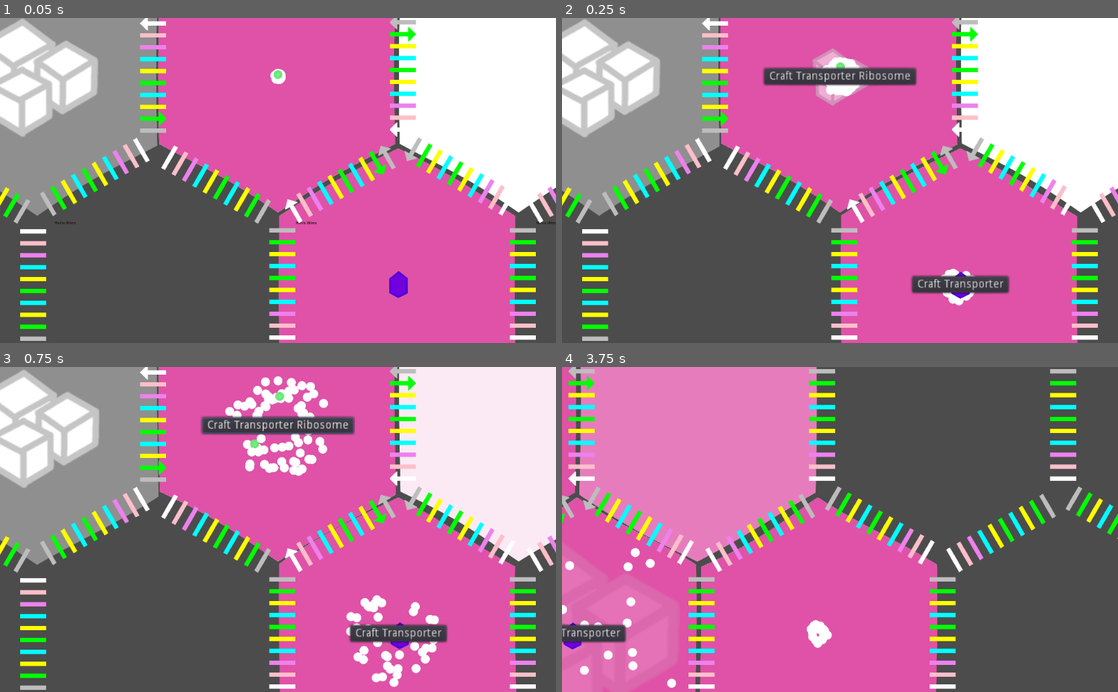
Above: before the commit, frames 1-4 (two rows, left to right).
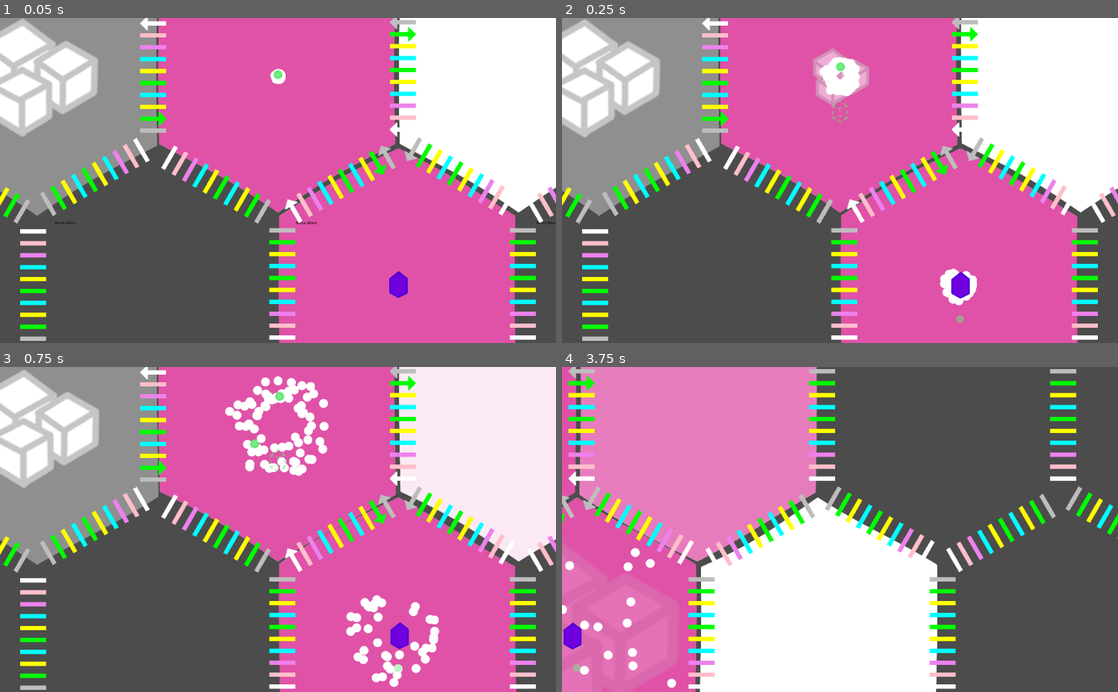
Above: after the commit, the same moments.

Repository: tobyp/hackathon2020
Game: Godot game, scene res://main.tscn
Same seed, same stepped clock (60 frames per second), same inputs: the game is played once before the commit and once after it.
Inputs (mouse positions are in pixels of both pictures, inside the frame that each line leads up to):
- Up to frame 1 (0.05 s): no input
- Up to frame 2 (0.25 s): no input
- Up to frame 3 (0.75 s): tap Enter at 0.5 s; drag from (278, 425) to (333, 458) at 0.52 s
- Up to frame 4 (3.75 s): drag from (717, 633) to (812, 594) at 1.27 s; move the mouse to (962, 633) at 2.02 s; hold D 2.03-2.75 s; click (962, 633) at 2.17 s; drag from (706, 425) to (673, 480) at 2.77 s; drag from (817, 633) to (867, 529) at 3.52 s

Frame 1 is identical in both runs. In frame 2, 2.8% of the frame differs, in the area x 36-81%, y 14-94%; in frame 3, 2.8%; in frame 4, 20%, in the area x 0-68%, y 40-100%.

Commit message:
Use texture buttons for crafting

Diff:
--- a/cells/cell.gd
+++ b/cells/cell.gd
@@ -367,7 +367,7 @@
 
 func _process_recipes(delta):
 	auto_recipe_cooldown = max(0, auto_recipe_cooldown - delta)
-	var buttonContainer = $RecipeButtons.get_child(0)
+	var buttonContainer = $RecipeButtons/Container
 	var recipes = Recipe.matches(particle_counts)
 	for c in buttonContainer.get_children():
 		var found = false
@@ -391,12 +391,24 @@
 				_craft(r)
 		else:
 			# Add button
-			var button = Button.new()
-			button.text = "Craft " + r.get_name()
+			var button = TextureButton.new()
+			var texture = load(Globals.particle_type_get_res(r.outputs.keys()[0], true))
+			button.texture_normal = texture
+			button.expand = true
+			button.rect_min_size = 0.2 * texture.get_size()
+			button.self_modulate.a = 0.5
 			button.connect("pressed", self, "_manual_craft", [r])
+			button.connect("mouse_entered", self, "_icon_enter", [button])
+			button.connect("mouse_exited", self, "_icon_exit", [button])
 			button.mouse_filter = Control.MOUSE_FILTER_STOP
 			button.name = r.get_name()
 			buttonContainer.add_child(button)
+
+func _icon_enter(b: TextureButton):
+	b.self_modulate.a = 1
+
+func _icon_exit(b: TextureButton):
+	b.self_modulate.a = 0.5
 
 func _manual_craft(r: Recipe):
 	_craft(r)
--- a/cells/cell.tscn
+++ b/cells/cell.tscn
@@ -145,12 +145,13 @@
 }
 
 [node name="RecipeButtons" type="CenterContainer" parent="."]
-margin_right = 40.0
-margin_bottom = 40.0
+margin_top = 128.0
+margin_right = 19.0
+margin_bottom = 139.0
 rect_scale = Vector2( 3, 3 )
 use_top_left = true
 __meta__ = {
 "_edit_use_anchors_": false
 }
 
-[node name="VBoxContainer" type="VBoxContainer" parent="RecipeButtons"]
+[node name="Container" type="HBoxContainer" parent="RecipeButtons"]
